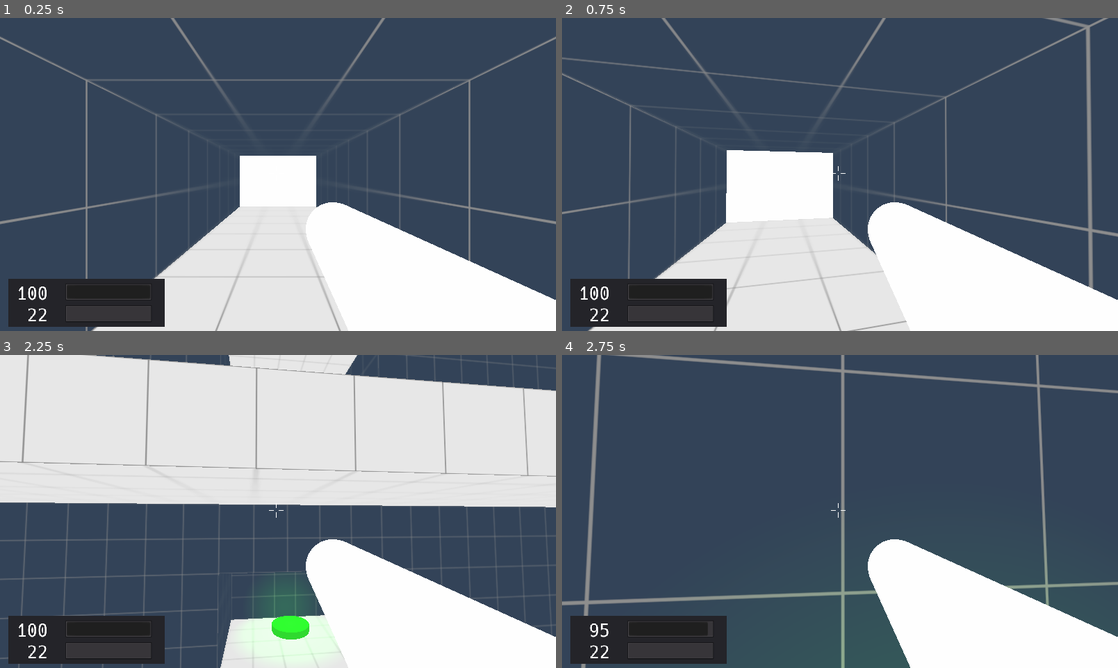
Above: before the commit, frames 1-4 (two rows, left to right).
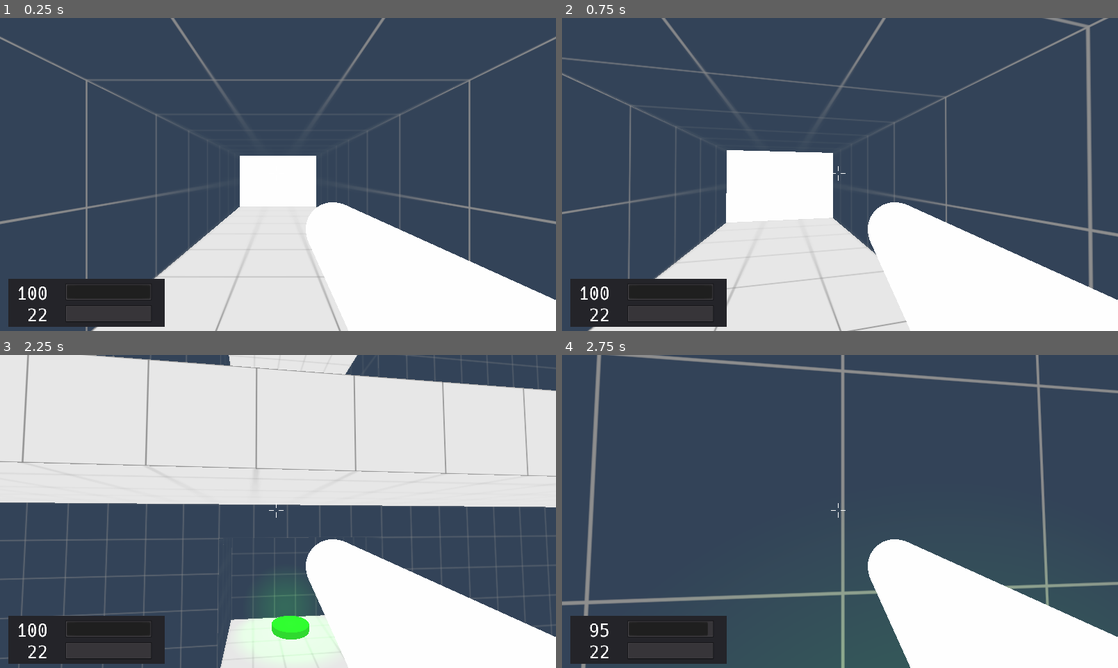
Above: after the commit, the same moments.

Repository: duckinator/keress
Game: Godot game, scene res://levels/Level_002.tscn
Two runs of this game, one before a commit and one after it. Both use one fixed random seed, a clock stepped at 60 frames per second and the inputs below. This scene is started directly instead of the project's main scene.
Inputs (mouse positions are in pixels of both pictures, inside the frame that each line leads up to):
- Up to frame 1 (0.25 s): no input
- Up to frame 2 (0.75 s): tap Enter at 0.5 s; move the mouse to (867, 174) at 0.52 s; press the mouse at (867, 174) at 0.53 s; hold W (movement_forward) from 0.53 s (still down)
- Up to frame 3 (2.25 s): keep holding W (movement_forward); tap Space (movement_jump) at 0.77, 1.52 s; move the mouse to (250, 511) at 1.27 s; release the mouse at (250, 511) at 1.28 s; right-click (250, 511) at 1.35 s; move the mouse to (289, 505) at 2.02 s; tap Tab (quick_switch_item) at 2.1 s
- Up to frame 4 (2.75 s): keep holding W (movement_forward)

Frames 1-2 are identical in both runs. In frame 3, 0.1% of the frame differs, in the area x 39-67%, y 58-71%; in frame 4, nothing differs.

Commit message:
improve holes around bounce pad

Diff:
--- a/src/levels/Level_002.tscn
+++ b/src/levels/Level_002.tscn
@@ -223,10 +223,10 @@
 material = SubResource( 11 )
 
 [node name="CSGBox3" type="CSGBox" parent="OpposingWall"]
-transform = Transform( 1, 0, 0, 0, 1, 0, 0, 0, 1, 0, -18, 0 )
+transform = Transform( 1, 0, 0, 0, 1, 0, 0, 0, 1, 0, -16, 0 )
 operation = 2
 width = 20.0
-height = 16.0
+height = 20.1
 depth = 6.0
 material = SubResource( 12 )
 
